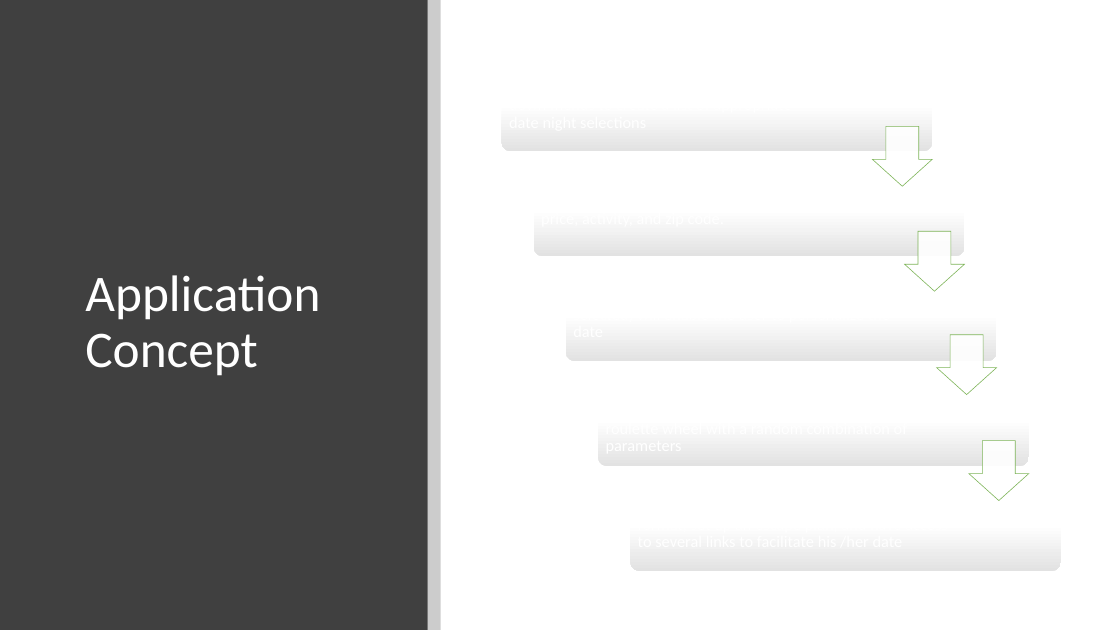
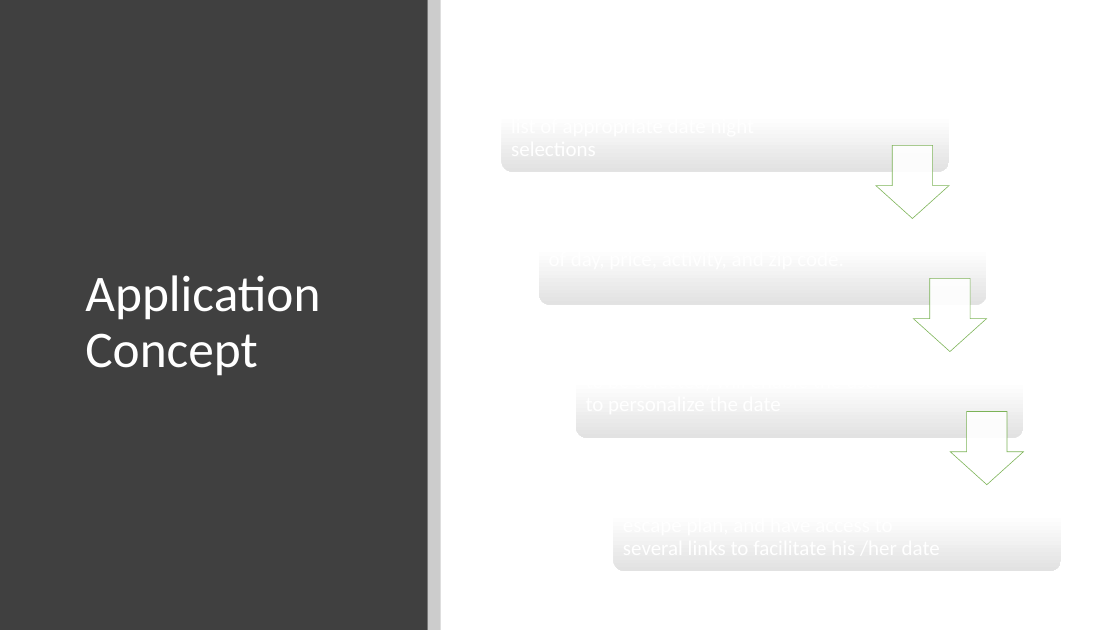
Before and after one commit to jdublu416/Date-Night_group_project, a slide deck: slide 3 of groupPresentation1.pptx. Drawn at 1120x630 pixels with LibreOffice and Linux fonts; fonts in the diff are those of the drawing. Boxes give left, top, right and bottom in pixels: in the first picture for what was removed or moved away, otherwise in the second. Text is boxed around its words. In the diff, an @@ line names an element or a change of style, - is before the commit and + after.

Commit message:
update application slide

```diff
--- a/groupPresentation1.pptx
+++ b/groupPresentation1.pptx
@@ rounded rectangle resized from (x1=502, y1=59, x2=933, y2=151) to (x1=502, y1=59, x2=949, y2=171) @@
@@ down arrow resized from (x1=873, y1=126, x2=933, y2=186) to (x1=876, y1=145, x2=949, y2=218) @@
@@ rounded rectangle resized from (x1=534, y1=164, x2=965, y2=256) to (x1=539, y1=192, x2=987, y2=305) @@
@@ down arrow removed at (x1=905, y1=231, x2=965, y2=291) @@
@@ rounded rectangle removed at (x1=566, y1=269, x2=997, y2=361) @@
@@ down arrow resized from (x1=937, y1=334, x2=996, y2=394) to (x1=913, y1=278, x2=986, y2=351) @@
@@ rounded rectangle resized from (x1=598, y1=374, x2=1029, y2=466) to (x1=576, y1=325, x2=1024, y2=438) @@
@@ down arrow resized from (x1=969, y1=441, x2=1028, y2=501) to (x1=950, y1=412, x2=1023, y2=485) @@
@@ rounded rectangle resized from (x1=630, y1=479, x2=1061, y2=571) to (x1=613, y1=459, x2=1061, y2=571) @@
```
